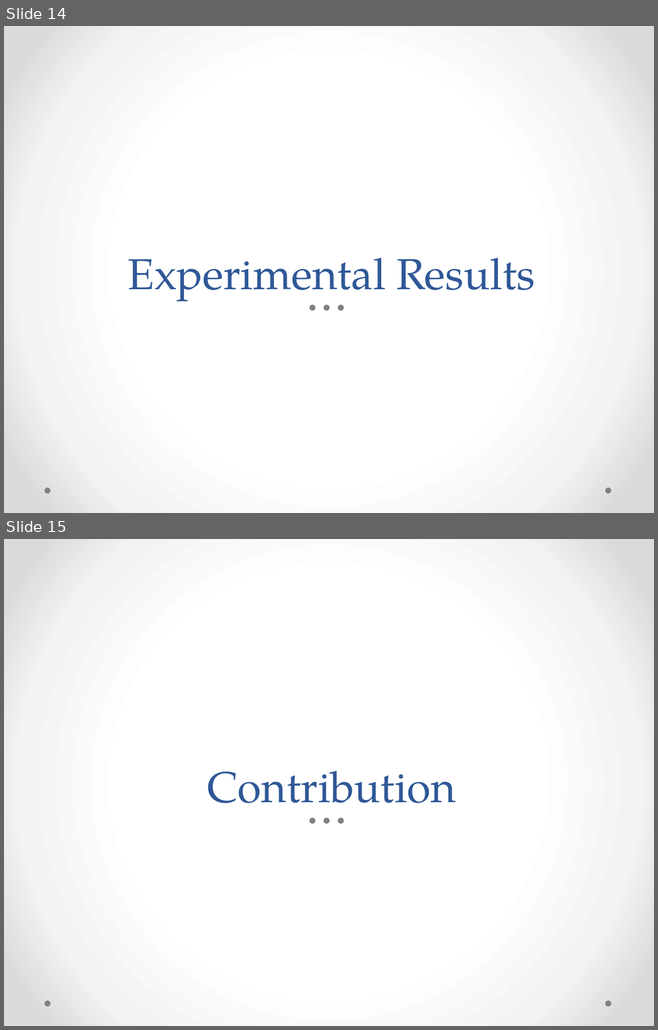
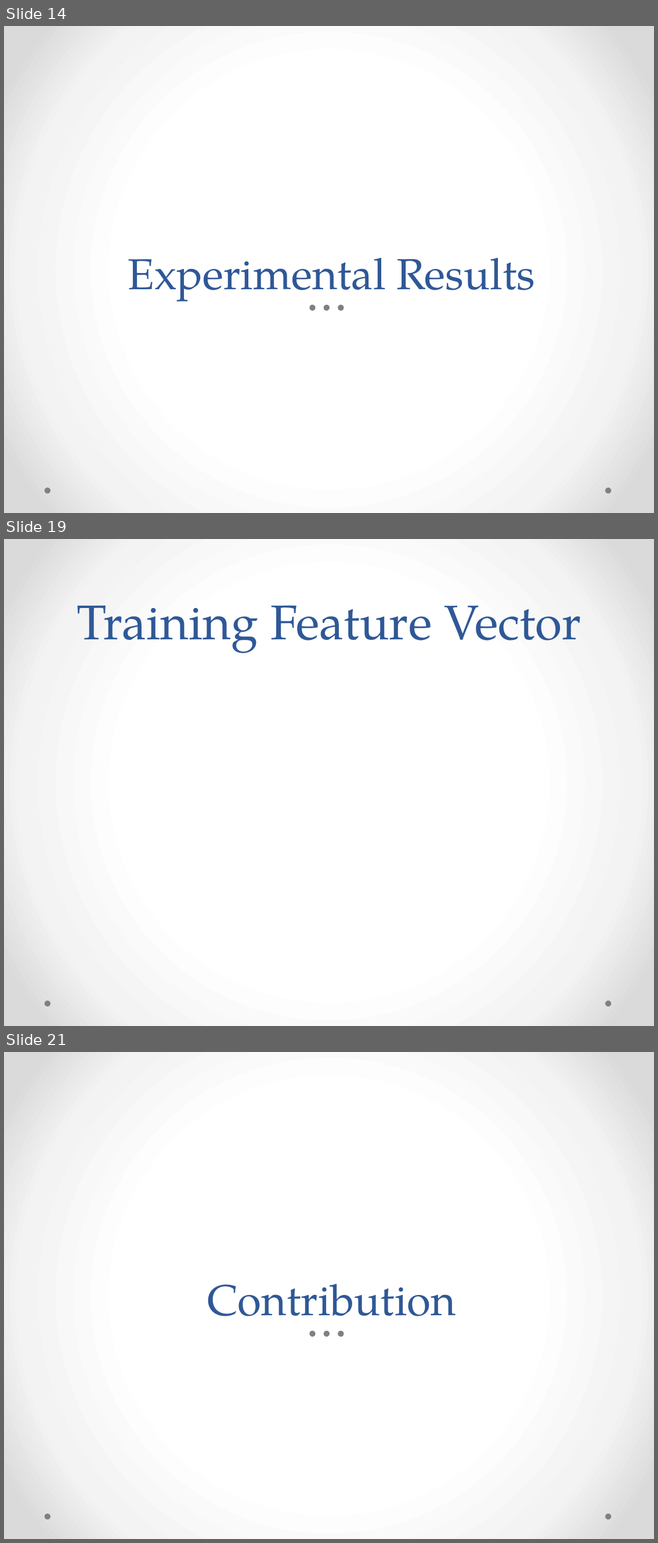
Before and after one commit to benjaminSullins/ECE6258, a slide deck: docs/PosterPresentation.pptx. Shown one above the other, each under a label of ours: slides 14 and 15 before the commit, slides 14, 19 and 21 after it; the slides between them are not shown. The pictures are 658x1030 and 658x1543 pixels, drawn with LibreOffice and Linux fonts; fonts in the diff are those of the drawing. Boxes give left, top, right and bottom in pixels: in the first picture for what was removed or moved away, otherwise in the second. Text is boxed around its words. In the diff, an @@ line names an element or a change of style, - is before the commit and + after.

```diff
--- a/docs/PosterPresentation.pptx
+++ b/docs/PosterPresentation.pptx
@@ slide 19 added at (4, 539, 654, 1026), background gradient #FFFFFF to #F4F4F4 to #DADADA; not listed: 2 template elements that a slide beside it also shows @@
@@ title added at (76, 605, 581, 653), 54 pt, text #2F5897 @@
+Training Feature Vector
@@ what was slide 15 is now slide 21 @@
```
Also in this commit, not shown: 1 slide changed, 6 other slides added.
